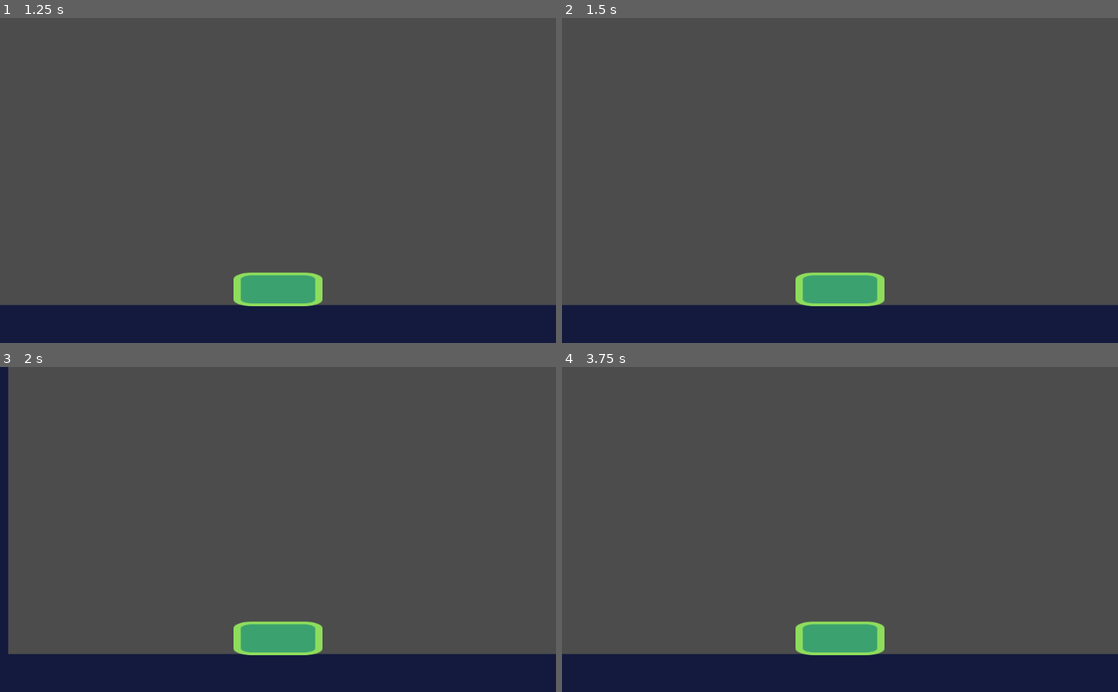
Above: before the commit, frames 1-4 (two rows, left to right).
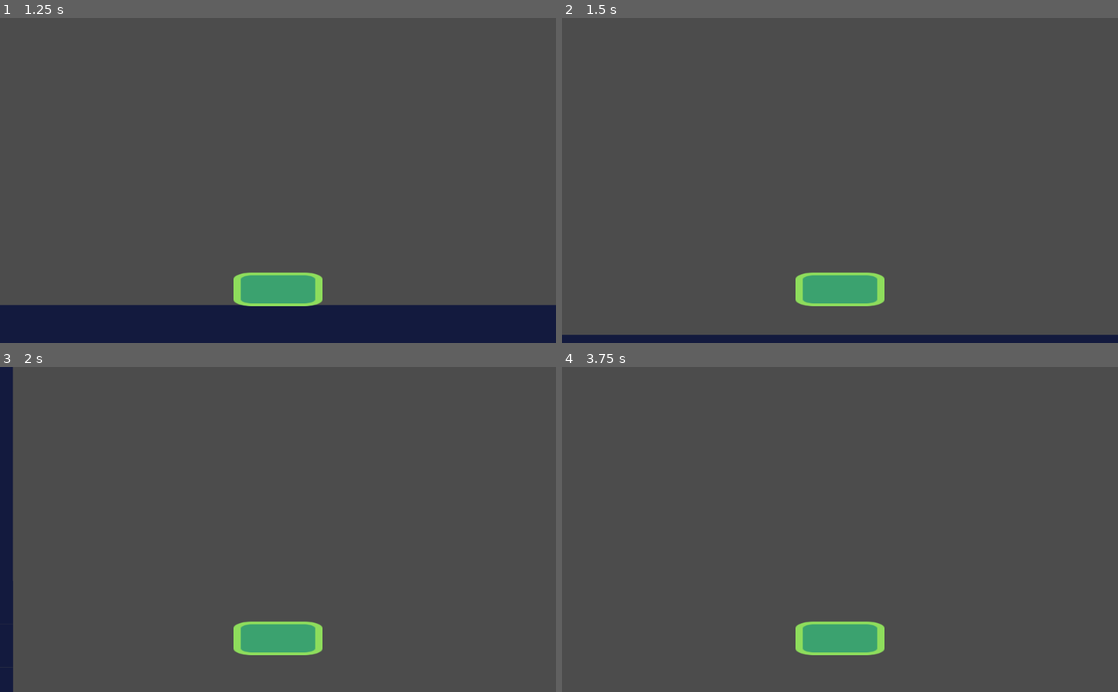
Above: after the commit, the same moments.

Repository: jukfiuune/AdventureOfAHouseCat
Game: Godot game, scene res://src/Levels/Level test.tscn
Two runs of this game, one before a commit and one after it. Both use one fixed random seed, a clock stepped at 60 frames per second and the inputs below.
Inputs:
- Up to frame 1 (1.25 s): tap Enter at 0.5 s; hold Right (ui_right) from 0.53 s (still down); tap Shift (dash) at 0.6 s
- Up to frame 2 (1.5 s): tap Space at 1.25 s; release Right (ui_right) at 1.28 s; hold Left (ui_left) from 1.28 s (still down); tap Shift (dash) at 1.35 s
- Up to frame 3 (2 s): keep holding Left (ui_left)
- Up to frame 4 (3.75 s): release Left (ui_left) at 2.03 s; hold Right (ui_right) 2.03-2.78 s; tap Shift (dash) at 2.1, 2.85, 3.6 s; hold Up (ui_up) 2.78-3.53 s; hold Left (ui_left) from 3.53 s (still down)

Frame 1 is identical in both runs. In frame 2, 9.1% of the frame differs, in the area x 0-100%, y 88-98%; in frame 3, 12%, in the area x 1-100%, y 0-100%; in frame 4, 12%.

Commit message:
Dasssssssssssh

Diff:
--- a/project.godot
+++ b/project.godot
@@ -36,6 +36,7 @@
 "deadzone": 0.5,
 "events": [ Object(InputEventKey,"resource_local_to_scene":false,"resource_name":"","device":0,"alt":false,"shift":false,"control":false,"meta":false,"command":false,"pressed":false,"scancode":16777232,"physical_scancode":0,"unicode":0,"echo":false,"script":null)
 , Object(InputEventKey,"resource_local_to_scene":false,"resource_name":"","device":0,"alt":false,"shift":false,"control":false,"meta":false,"command":false,"pressed":false,"scancode":87,"physical_scancode":0,"unicode":0,"echo":false,"script":null)
+, Object(InputEventKey,"resource_local_to_scene":false,"resource_name":"","device":0,"alt":false,"shift":false,"control":false,"meta":false,"command":false,"pressed":false,"scancode":0,"physical_scancode":32,"unicode":0,"echo":false,"script":null)
  ]
 }
 ui_down={
@@ -47,6 +48,23 @@
 dash={
 "deadzone": 0.5,
 "events": [ Object(InputEventKey,"resource_local_to_scene":false,"resource_name":"","device":0,"alt":false,"shift":false,"control":false,"meta":false,"command":false,"pressed":false,"scancode":0,"physical_scancode":16777237,"unicode":0,"echo":false,"script":null)
+ ]
+}
+ui_up+dash={
+"deadzone": 0.5,
+"events": [ Object(InputEventKey,"resource_local_to_scene":false,"resource_name":"","device":0,"alt":false,"shift":true,"control":false,"meta":false,"command":false,"pressed":false,"scancode":0,"physical_scancode":87,"unicode":0,"echo":false,"script":null)
+ ]
+}
+ui_dash_right={
+"deadzone": 0.5,
+"events": [ Object(InputEventKey,"resource_local_to_scene":false,"resource_name":"","device":0,"alt":false,"shift":true,"control":false,"meta":false,"command":false,"pressed":false,"scancode":0,"physical_scancode":68,"unicode":0,"echo":false,"script":null)
+, Object(InputEventKey,"resource_local_to_scene":false,"resource_name":"","device":0,"alt":false,"shift":true,"control":false,"meta":false,"command":false,"pressed":false,"scancode":0,"physical_scancode":16777233,"unicode":0,"echo":false,"script":null)
+ ]
+}
+ui_dash_left={
+"deadzone": 0.5,
+"events": [ Object(InputEventKey,"resource_local_to_scene":false,"resource_name":"","device":0,"alt":false,"shift":true,"control":false,"meta":false,"command":false,"pressed":false,"scancode":0,"physical_scancode":65,"unicode":0,"echo":false,"script":null)
+, Object(InputEventKey,"resource_local_to_scene":false,"resource_name":"","device":0,"alt":false,"shift":true,"control":false,"meta":false,"command":false,"pressed":false,"scancode":0,"physical_scancode":16777231,"unicode":0,"echo":false,"script":null)
  ]
 }
 
--- a/src/actors/player.gd
+++ b/src/actors/player.gd
@@ -46,23 +46,32 @@
 	else: # If none of these are pressed
 		motion.x = lerp(motion.x, 0, 0.25) # set the x to 0 by smoothly transitioning by 0.25
 	print(isOnFloor)
-	if isOnFloor and Input.is_action_just_pressed("ui_up"): # If the ground checker is colliding with the ground
+	if isOnFloor and Input.is_action_just_pressed("ui_dash_right"):
+		gravity = 0
+		motion.y = -jump_height
+		yield(get_tree().create_timer(DASH_DURATION), "timeout")
+		gravity = 7
+		motion.x = speed * 13 + delta
+		print(speed)
+		yield(get_tree().create_timer(DASH_DURATION), "timeout")
+		#motion.y += gravity + delta
+
+	if isOnFloor and Input.is_action_just_pressed("ui_dash_left"):
+		gravity = 0
+		motion.y = -jump_height
+		yield(get_tree().create_timer(DASH_DURATION), "timeout")
+		gravity = 7
+		motion.x = -speed * 13 + delta
+		print(speed)
+		yield(get_tree().create_timer(DASH_DURATION), "timeout")
+		#motion.y += gravity + delta
+	if isOnFloor and Input.is_action_just_pressed("ui_up"):
 		motion.y = -jump_height
 		can_jump = false
 		yield(get_tree().create_timer(jump_interval), "timeout")
 		can_jump = true
+		#motion.y += gravity + delta
 	motion.y += gravity + delta
-	if Input.is_action_just_released("dash"):
-		gravity = 0
-		motion.y = 0
-		if Input.is_action_just_pressed("ui_left"):
-			motion.x = -speed + delta
-		if Input.is_action_just_pressed("ui_right"):
-			motion.x = speed + delta
-		yield(get_tree().create_timer(DASH_DURATION), "timeout")
-		gravity = 7
-		motion.y += gravity + delta
-
 	motion = move_and_slide(motion, Vector2.UP)
 	# Move and slide is a function which allows the kinematic body to detect
 	# collisions and move accordingly
